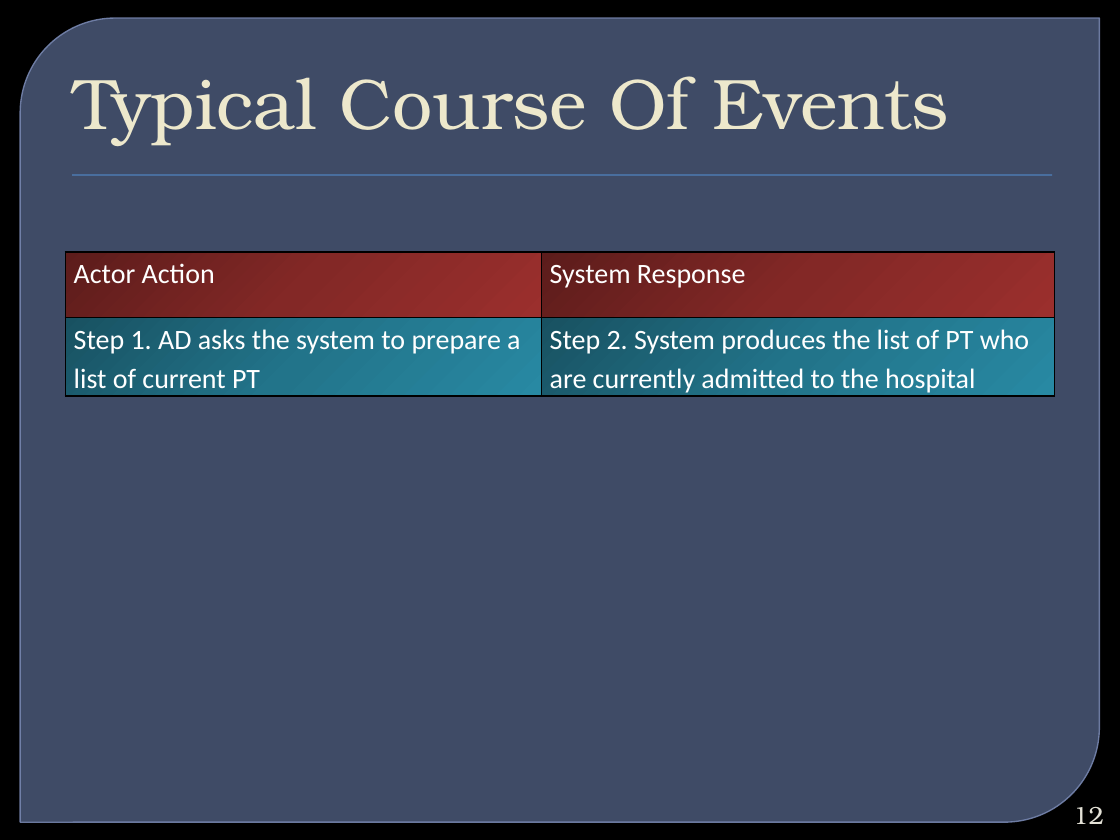
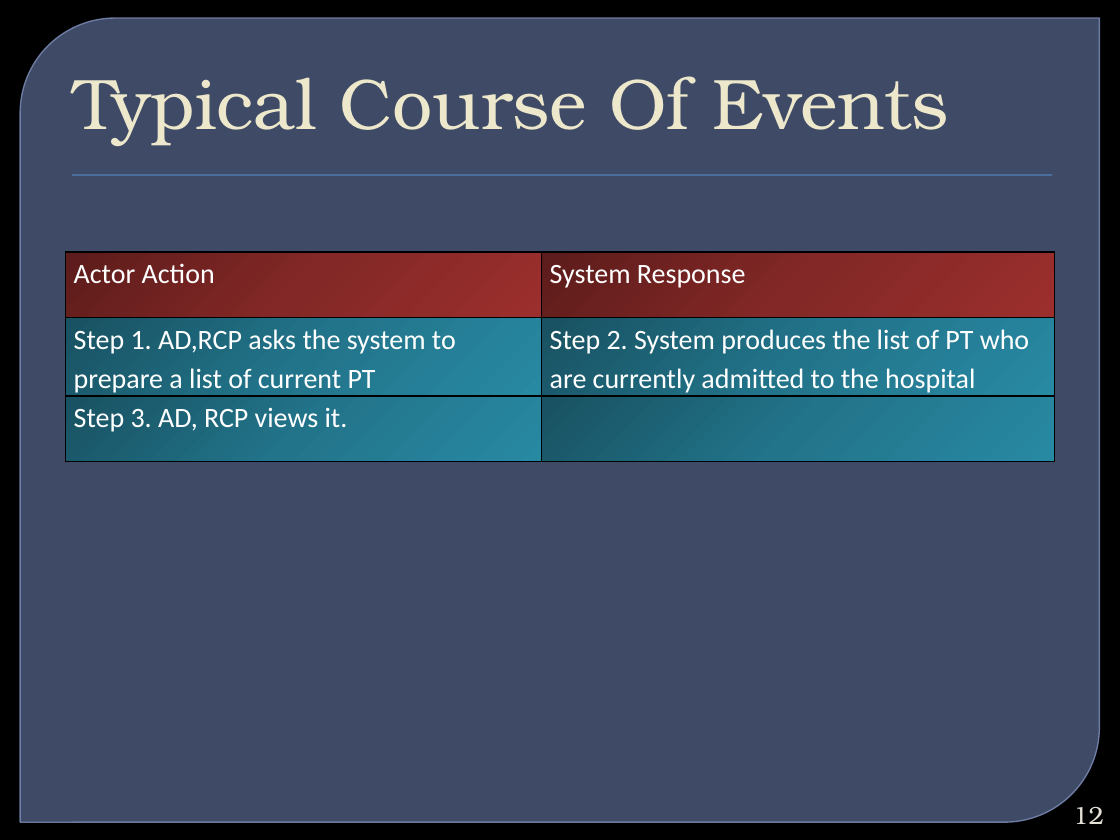
Before and after one commit to bimurtobadhan/CSE308HospitalManagementSystem1005016, a slide deck: slide 12 of Week 2/Hospital Management System.pptx. Drawn at 1120x840 pixels with LibreOffice and Linux fonts; fonts in the diff are those of the drawing; background and template pictures are left out. Boxes give left, top, right and bottom in pixels: in the first picture for what was removed or moved away, otherwise in the second. Text is boxed around its words. In the diff, an @@ line names an element or a change of style, - is before the commit and + after.

```diff
--- a/Week 2/Hospital Management System.pptx
+++ b/Week 2/Hospital Management System.pptx
@@ table at (x1=65, y1=252, x2=1054, y2=460) @@
-row 2: Step 1. AD asks the system to prepare a list of current PT | Step 2. System produces the list of PT who are currently admitted to the hospital
+row 2: Step 1. AD,RCP asks the system to prepare a list of current PT | Step 2. System produces the list of PT who are currently admitted to the hospital
+row 3: Step 3. AD, RCP views it. | 
```
Also in this commit, not shown: 25 other slides changed, 32 slides removed, 4 other files.
